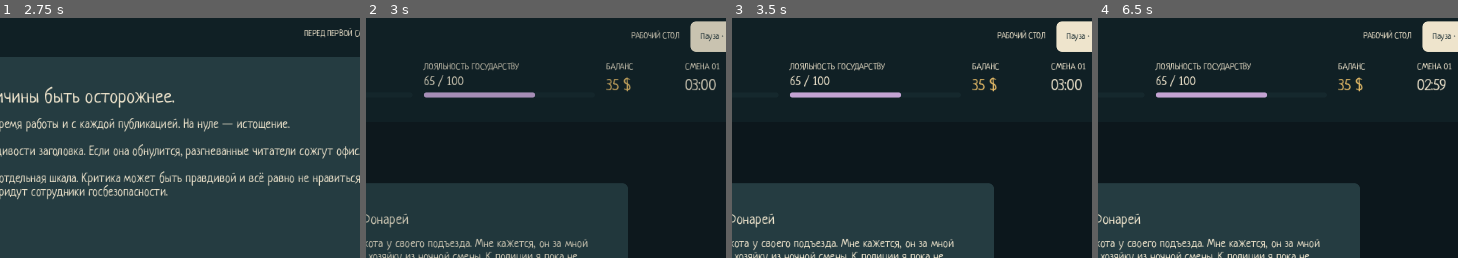
Above: before the commit, frames 1-4 (left to right).
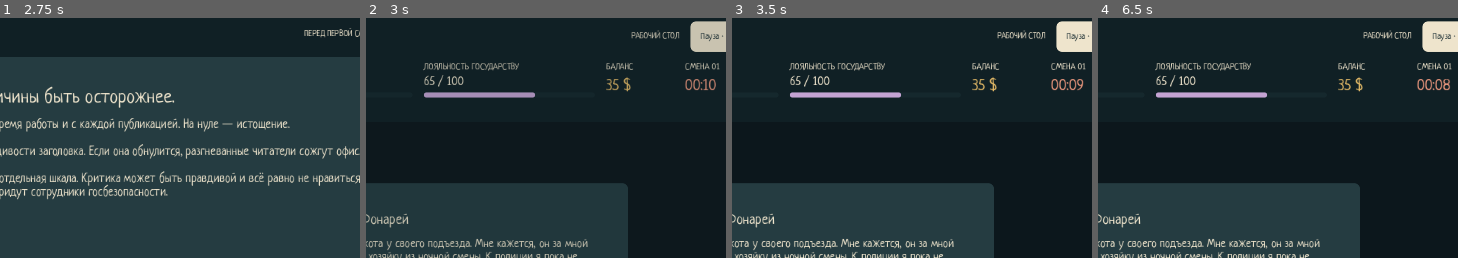
Above: after the commit, the same moments.

Repository: Pokimonchick/DisinfoJam
Game: Godot game, scene res://Scenes/mvp_game.tscn
Same seed, same stepped clock (60 frames per second), same inputs: the game is played once before the commit and once after it.
Inputs:
- Up to frame 1 (2.75 s): click "НАЧАТЬ НОВУЮ ИСТОРИЮ" at 0.5 s; click "Познакомиться с боссом" at 1.25 s; click "Дальше" at 2 s
- Up to frame 2 (3 s): click "Пропустить инструктаж" at 2.75 s
- Up to frame 3 (3.5 s): no input
- Up to frame 4 (6.5 s): click "Пауза · Esc" at 3.5 s; click "СДАТЬ ВЫПУСК Закончить смену" at 4.25 s; click "Свернуть на стол" at 5 s; click "Продолжить" at 5.75 s
The pictures show only the part of the screen within x 45-95%, y 2-52%; the shares and areas given below are measured in that part.

Frame 1 is identical in both runs. In frame 2, 0.2% of the frame differs, in the area x 88-98%, y 25-30%; in frame 3, 0.3%; in frame 4, 0.3%.

Commit message:
checkpoint: before persistent coffee-stain paper

Diff:
--- a/Data/mvp_balance.tres
+++ b/Data/mvp_balance.tres
@@ -4,3 +4,4 @@
 
 [resource]
 script = ExtResource("1_balance")
+shift_seconds = 9.049
